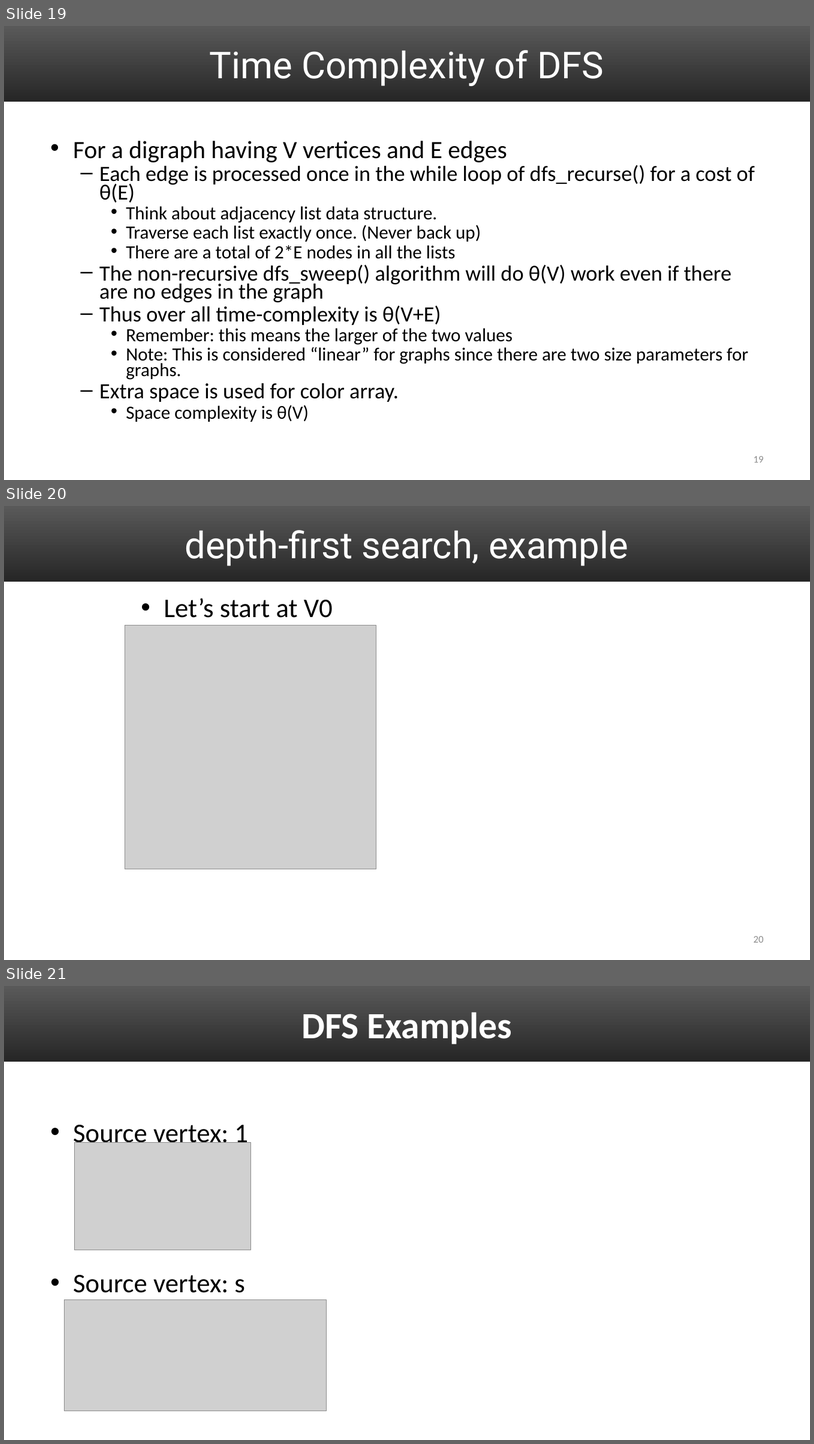
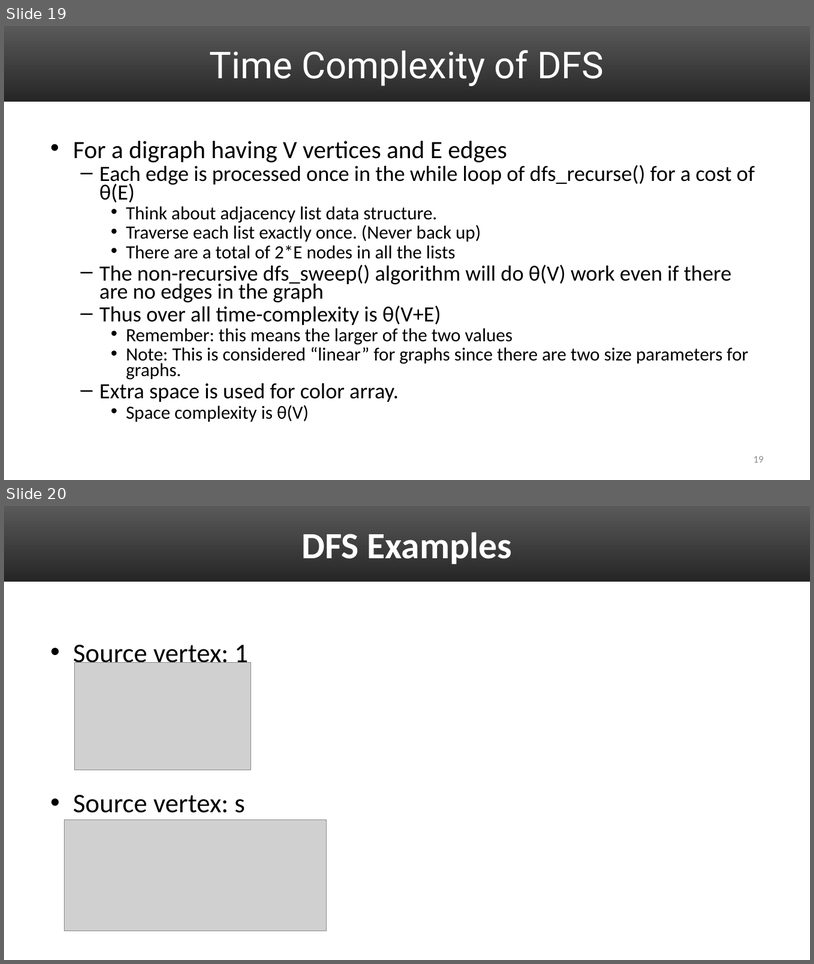
Before and after one commit to markfloryan/dsa2, a slide deck: slides/01-02-GraphsDFSTopoSCC.pptx. Shown one above the other, each under a label of ours: slides 19, 20 and 21 before the commit, slides 19 and 20 after it. The pictures are 814x1444 and 814x964 pixels, drawn with LibreOffice and Linux fonts; fonts in the diff are those of the drawing; grey boxes stand for pictures. Boxes give left, top, right and bottom in pixels: in the first picture for what was removed or moved away, otherwise in the second. Text is boxed around its words. In the diff, an @@ line names an element or a change of style, - is before the commit and + after.

Commit message:
adding a bunch of slides

```diff
--- a/slides/01-02-GraphsDFSTopoSCC.pptx
+++ b/slides/01-02-GraphsDFSTopoSCC.pptx
@@ slide 20 removed at (4, 506, 810, 960), background #FFFFFF; not listed: 1 template element that a slide beside it also shows @@
@@ title removed at (185, 530, 629, 566) @@
-depth-first search, example
@@ text removed at (164, 598, 333, 618) @@
-• Let’s start at V0
@@ picture removed at (125, 625, 377, 869) @@
@@ page number removed at (754, 936, 764, 942) @@
-20
@@ what was slide 21 is now slide 20 @@
```
Also in this commit, not shown: 15 other files.
